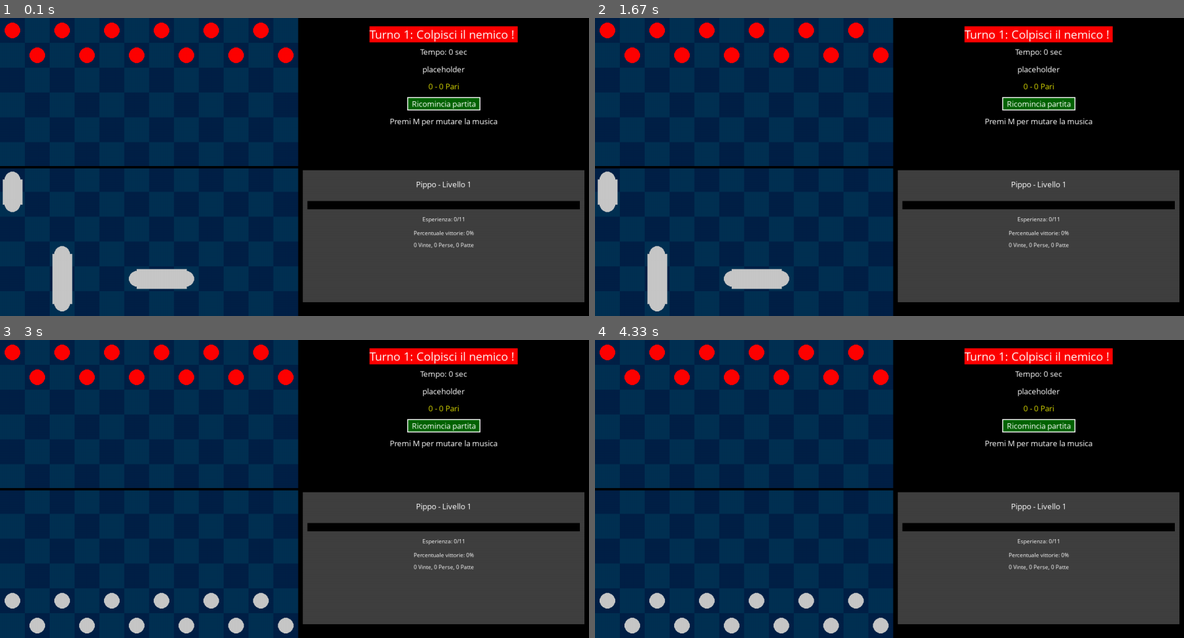
Above: before the commit, frames 1-4 (two rows, left to right).
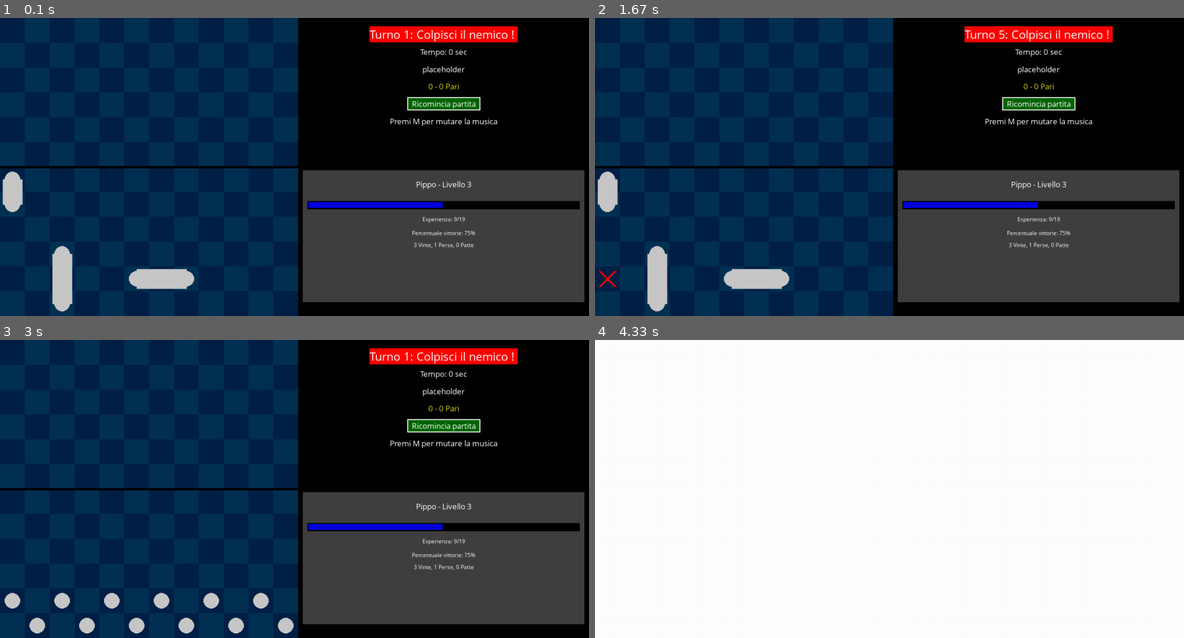
Above: after the commit, the same moments.

Repository: AlessandroBonomo28/pygame-tests
Game: pygame game, started from battaglia navale/game.py
The game is run twice, just before and just after one commit, with the same random seed, the same clock (stepped at 60 frames per second) and the same inputs.
Inputs (mouse positions are in pixels of both pictures, inside the frame that each line leads up to):
- Up to frame 1 (0.1 s): no input
- Up to frame 2 (1.67 s): press the mouse at (889, 187) at 0.37 s; move the mouse to (818, 178) at 0.47 s; release the mouse at (748, 169) at 0.6 s; click (1024, 211) at 0.72 s; click (771, 119) at 1.05 s; press the mouse at (771, 119) at 1.37 s; move the mouse to (742, 119) at 1.47 s; release the mouse at (712, 119) at 1.6 s
- Up to frame 3 (3 s): press the mouse at (176, 441) at 1.7 s; move the mouse to (182, 417) at 1.8 s; release the mouse at (188, 393) at 1.93 s; click (117, 387) at 2.18 s; move the mouse to (465, 423) at 2.47 s; click (465, 423) at 2.68 s
- Up to frame 4 (4.33 s): click (795, 390) at 3.08 s; click (1030, 432) at 3.42 s; click (701, 423) at 4.25 s

The runs differ from the first frame. In frame 1, 2.0% of the frame differs, in the area x 0-81%, y 1-77%; in frame 2, 2.1%; in frame 3, 2.0%; in frame 4, 100%, in the area x 0-100%, y 0-100%.

Commit message:
battleship logic

Diff:
--- a/battaglia navale/data/player.json
+++ b/battaglia navale/data/player.json
@@ -1 +1 @@
-{"ID": "1adb2eec-f18e-4b62-9d07-8be54e0a8feb", "name": "Pippo", "experience": 0, "draws": 0, "total_experience": 0, "level": 1, "losses": 0, "wins": 0}
+{"ID": "1adb2eec-f18e-4b62-9d07-8be54e0a8feb", "name": "Pippo", "experience": 9.443650813895953, "draws": 0, "total_experience": 36, "level": 3, "losses": 1, "wins": 3}
--- a/battaglia navale/game.py
+++ b/battaglia navale/game.py
@@ -97,6 +97,8 @@
 			prev_position = position
 	#  red
 	for piece in board.red_pieces:
+		if not piece.is_dead: # disegna solo i pezzi vivi
+			continue
 		# draw line that connects all positions
 		prev_position = None
 		for position in piece.positions:
@@ -106,6 +108,40 @@
 			#pygame.draw.circle(canvas,(0,0,0),((position[0]+0.5)*cell_width,(position[1]+0.5)*cell_width), piecesRadius+5)
 			pygame.draw.circle(canvas,redPiecesColor,((position[0]+0.5)*cell_width,(position[1]+0.5)*cell_width), piecesRadius)
 			prev_position = position
+
+def drawHits(board : Board):
+	# cycle over hit hashmap
+	for position in board.hash_hits:
+		# draw cross
+		x = (position[0]+0.5)*cell_width
+		y = (position[1]+0.5)*cell_width
+		pygame.draw.line(canvas,(0,0,0),(x-piecesRadius,y-piecesRadius),(x+piecesRadius,y+piecesRadius),5)
+		pygame.draw.line(canvas,(0,0,0),(x-piecesRadius,y+piecesRadius),(x+piecesRadius,y-piecesRadius),5)
+
+def drawLastAImiss(board : Board):
+	#board.moves
+	#pick last position of AI
+	if len(board.moves) == 0:
+		return
+
+	if len(board.moves) == 1 and board.moves[0].actor == PieceColor.BLACK:
+		return
+
+
+	# get last red move
+	for i in range(len(board.moves)-1,-1,-1):
+		if board.moves[i].actor == PieceColor.RED:
+			last_move = board.moves[i]
+			break
+
+
+	if last_move.actor == PieceColor.RED:
+		# draw cross
+		x = (last_move.position_hit[0]+0.5)*cell_width
+		y = (last_move.position_hit[1]+0.5)*cell_width
+		pygame.draw.line(canvas,(255,0,0),(x-piecesRadius,y-piecesRadius),(x+piecesRadius,y+piecesRadius),5)
+		pygame.draw.line(canvas,(255,0,0),(x-piecesRadius,y+piecesRadius),(x+piecesRadius,y-piecesRadius),5)
+
 
 def drawBoard(board :Board):
 	for i in range(board.width):
@@ -241,11 +277,6 @@
 		# draw arrow
 		pygame.draw.line(canvas,(0,0,255),((previous_move.position_from[0]+0.5)*cell_width,(previous_move.position_from[1]+0.5)*cell_width),((previous_move.position_to[0]+0.5)*cell_width,(previous_move.position_to[1]+0.5)*cell_width),5)
 
-def getMoveIfAviable(position):
-
-	return None
-
-
 
 audio_enabled = True
 pygame.mixer.init()
@@ -338,7 +369,8 @@
 	if board.status == GameStatus.IN_PROGRESS:
 		if board.whoMoves() == PieceColor.RED:
 			# AI RED
-			board.makeMoveRedAI()
+			print("AI RED moves")
+			board.makeMoveRedAI(board)
 			pygame.time.delay(AI_delay_ms)
 			updateGamePostMove()
 			pygame.mixer.Sound.play(move_sound)
@@ -388,12 +420,20 @@
 
 			if event.type == pygame.MOUSEBUTTONUP:
 				pass
-			elif event.type == pygame.MOUSEBUTTONDOWN:
-				move = getMoveIfAviable(cellPosition)
-				print("evaluating")
-
-				if move:
-					print("move found")
+			elif event.type == pygame.MOUSEBUTTONDOWN and board.getPieceByPosition:
+
+				#piece_hit = board.getPieceByPosition(cellPosition)
+				if not board.isInsideBounds(cellPosition):
+					print("invalid cell to hit")
+					break
+
+				if board.getCellColor(cellPosition) == PieceColor.RED:
+					piece_to_hit = board.getPieceByPosition(cellPosition)
+					if piece_to_hit and piece_to_hit.color != board.whoMoves():
+						print("piece to hit:",piece_to_hit)
+						move = Move(board.turn_count,PieceColor.BLACK,cellPosition,piece_to_hit,"hitted")
+					else:
+						move = Move(board.turn_count,PieceColor.BLACK,cellPosition,None,"missed")
 					board.makeMove(move)
 					pygame.mixer.Sound.play(move_sound)
 					updateGamePostMove()
@@ -401,11 +441,11 @@
 
 	drawBoard(board)
 	drawPieces(board)
+	drawHits(board)
+	drawLastAImiss(board)
 	# bg of right part of screen
 	pygame.draw.rect(canvas,bgLogColor,(height,0,width-height,height))
 
-
-
 	drawTextGameStatus()
 	drawPlayerStats()
 
--- a/battaglia navale/game_settings.json
+++ b/battaglia navale/game_settings.json
@@ -1,5 +1,5 @@
 {
-    "AI_delay_ms": 750,
+    "AI_delay_ms": 250,
     "day_born": 3,
     "month_born": 9,
     "year_born": 1934,
--- a/battaglia navale/model/battleship.py
+++ b/battaglia navale/model/battleship.py
@@ -22,7 +22,13 @@
         self.is_dead = False
         self.hits = []
 
+    def hit(self, position):
+        self.hits.append(position)
+        if len(self.hits) == len(self.positions):
+            self.is_dead = True
 
+    def isAlreadyHit(self, position):
+        return position in self.hits
 
     def __str__(self):
         col = "Red ship" if self.color == PieceColor.RED else "Black ship"
@@ -42,7 +48,7 @@
         self.message = message
 
     def did_hit(self):
-        return self.piece_hit is not None
+        return self.piece_hit != None
 
     def __str__(self):
         if self.did_hit():
@@ -94,7 +100,10 @@
 
     def getPieceByPosition(self,position) -> Piece | None:
         try:
-            for piece in self.red_pieces.extend(self.black_pieces):
+            for piece in self.red_pieces:
+                if position in piece.positions:
+                    return piece
+            for piece in self.black_pieces:
                 if position in piece.positions:
                     return piece
         except KeyError:
@@ -120,29 +129,20 @@
         else:
             self.status = GameStatus.IN_PROGRESS
 
-    def makeMove(self, move : Move, append_hashmap : bool = True):
+    def makeMove(self, move : Move):
         who_moves = "Red" if self.whoMoves() == PieceColor.RED else "Black"
         print(f"{who_moves} moves {move}")
-        if move.did_hit:
+        if move.piece_hit and move.piece_hit.isAlreadyHit(move.position_hit):
+            print("Already hit")
+            self.turn_count += 1
+            return
+        elif move.did_hit():
             self.__mark_hit(move)
         else:
             self.__mark_miss(move)
+            self.turn_count += 1
 
         self.moves.append(move)
-        if append_hashmap:
-            self.append_hashmap_copy(self.hashMapPieces)
-
-        possible_moves = move.piece.evaluateMovePositions(self)
-        # filter only eat moves
-        possible_eat_moves = list(filter(lambda m: m.does_eat, possible_moves))
-
-        if move.does_eat and len(possible_eat_moves) > 0:
-            self.turn_count += 0
-            # auto eat
-            #if len(possible_eat_moves) == 1:
-            #    self.makeMove(possible_eat_moves[0])
-        else:
-            self.turn_count += 1
         self.__updateStatus()
 
     def increment_score(self,move : Move):
@@ -153,23 +153,38 @@
 
     def __mark_hit(self, move : Move):
         self.hash_hits[move.position_hit] = move.piece_hit
+        move.piece_hit.hit(move.position_hit)
         self.increment_score(move)
 
 
     def __mark_miss(self, move : Move):
+        print(f"Missed at {move.position_hit}")
         self.hash_miss[move.position_hit] = True
 
-
+    def getCellColor(self, position) -> PieceColor | None:
+        if not self.isInsideBounds(position):
+            return None
+        if position[1] >= self.height//2:
+            return PieceColor.BLACK
+        else:
+            return PieceColor.RED
 
     def isInsideBounds(self, position):
         return position[0] >= 0 and position[0] < self.width and position[1] >= 0 and position[1] < self.height
 
-    def makeMoveRedAI(self):
-        return self.__makeMoveAI()
 
-    def __makeMoveAI(self):
+    def makeMoveRedAI(self,board):
+        max_try = 100
+        try_count = 0
+        exit_generator = False
         # pick random position inside board
-        random_position = (random.randint(0,self.width-1),random.randint(0,self.height-1))
-        move = Move(self.turn_count, PieceColor.RED, random_position, False, "random move AI")
+        while try_count < max_try and not exit_generator:
+            random_position = (random.randint(0,self.width-1),random.randint(self.height//2,self.height-1))
+            piece_hit = board.getPieceByPosition(random_position)
+            if random_position not in board.hash_miss.keys():
+                exit_generator = True
+            try_count += 1
+        move = Move(self.turn_count, PieceColor.RED, random_position, piece_hit, "random move AI")
         self.makeMove(move)
+        print(f"AI move: {move}")
         return move
